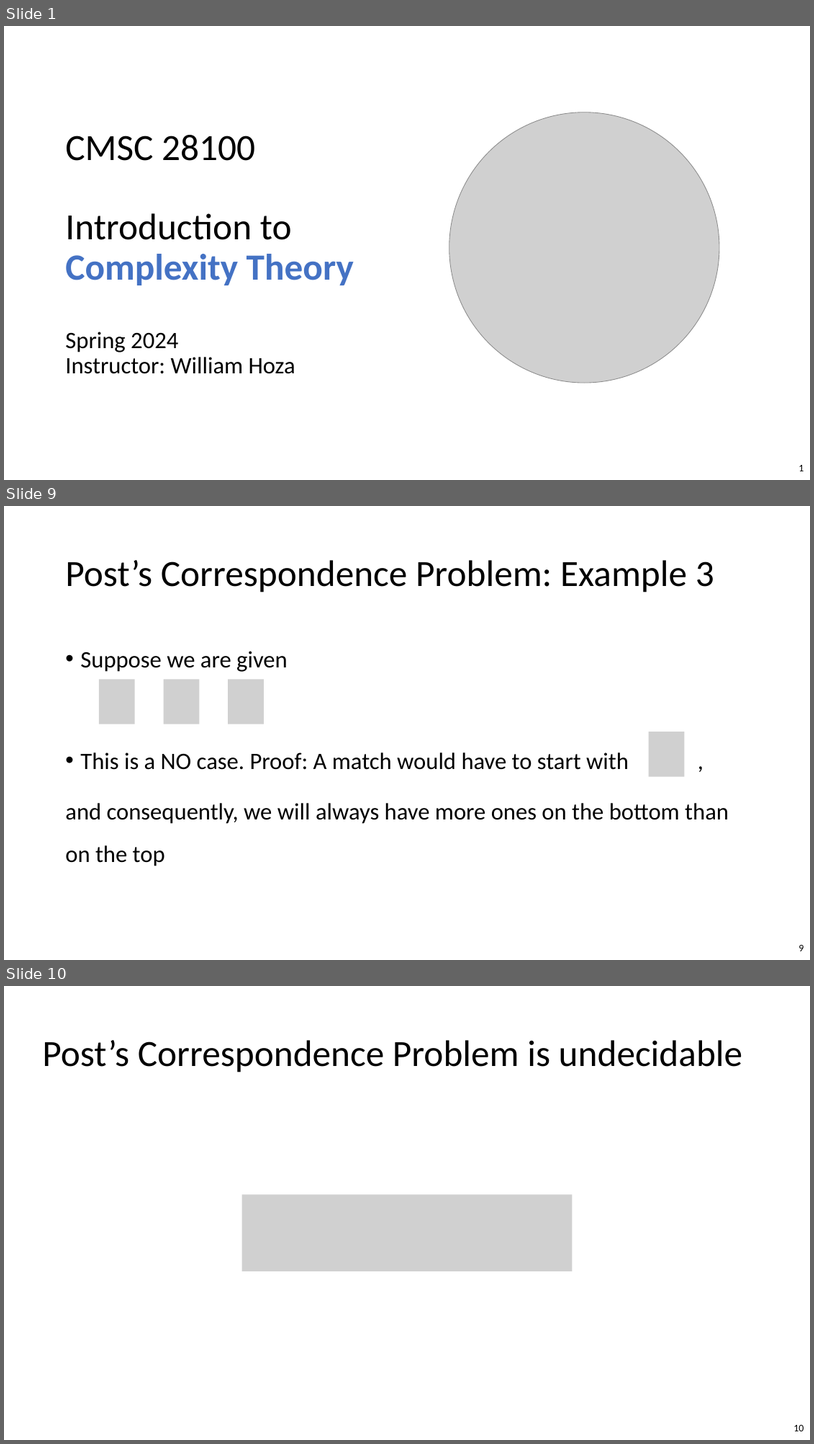
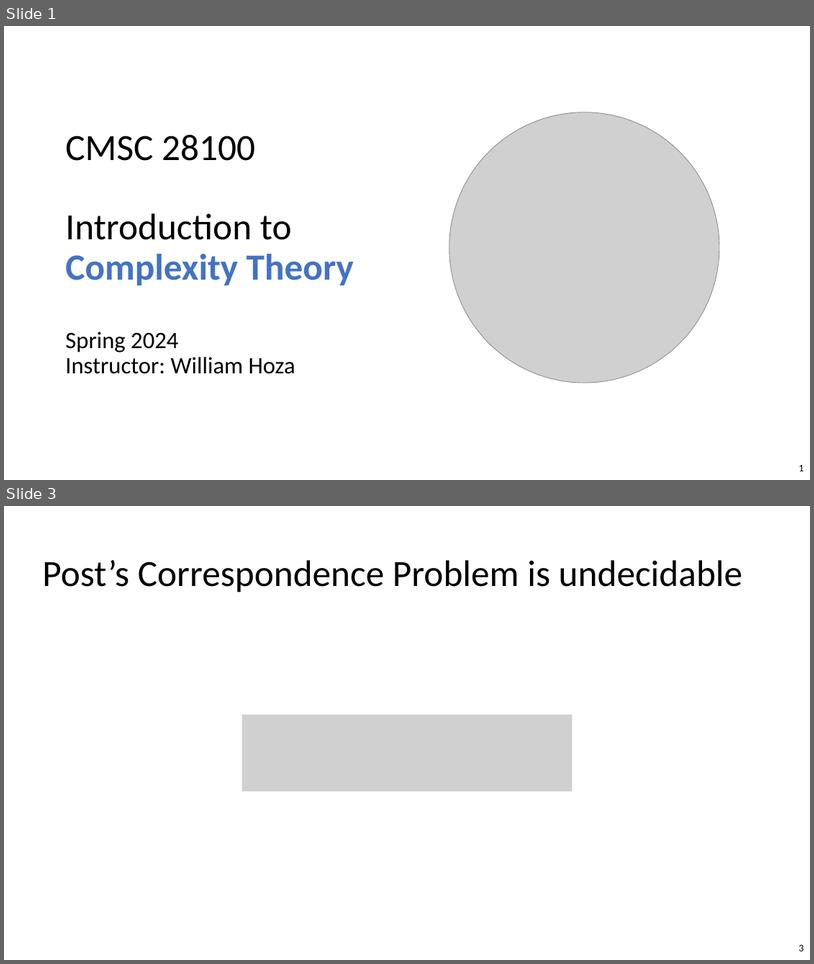
Before and after one commit to williamhoza/personal-website, a slide deck: teaching/spring2024-intro-to-complexity/next-slides.pptx. Shown one above the other, each under a label of ours: slides 1, 9 and 10 before the commit, slides 1 and 3 after it; the slides between them are not shown. The pictures are 814x1444 and 814x964 pixels, drawn with LibreOffice and Linux fonts; fonts in the diff are those of the drawing; grey boxes stand for pictures. Boxes give left, top, right and bottom in pixels: in the first picture for what was removed or moved away, otherwise in the second. Text is boxed around its words. In the diff, an @@ line names an element or a change of style, - is before the commit and + after.

```diff
--- a/teaching/spring2024-intro-to-complexity/next-slides.pptx
+++ b/teaching/spring2024-intro-to-complexity/next-slides.pptx
@@ slide 9 removed at bbox=[4, 506, 810, 960], background #FFFFFF @@
@@ title removed at bbox=[65, 560, 715, 592] @@
-Post’s Correspondence Problem: Example 3
@@ text removed at bbox=[65, 651, 729, 866] @@
-• Suppose we are given
-• This is a NO case. Proof: A match would have to start with ,
-and consequently, we will always have more ones on the bottom than on the top
@@ picture removed at bbox=[99, 679, 134, 723] @@
@@ picture removed at bbox=[164, 679, 199, 723] @@
@@ picture removed at bbox=[228, 679, 263, 723] @@
@@ picture removed at bbox=[649, 731, 684, 777] @@
@@ page number removed at bbox=[799, 944, 804, 951] @@
-9
@@ what was slide 10 is now slide 3 @@
@@ page number at bbox=[799, 944, 804, 951]: text changed @@
-10
+3
```
Also in this commit, not shown: 5 slides changed, 11 other slides removed.
